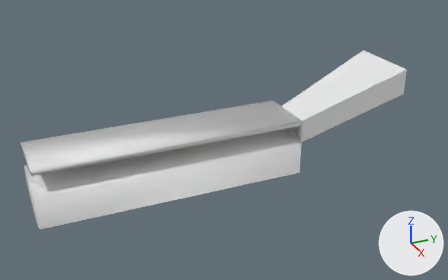
One commit to the Blender file SourceAssets/Environments/Subway/SubwayBlockout.blend: the scene before it, then after it.
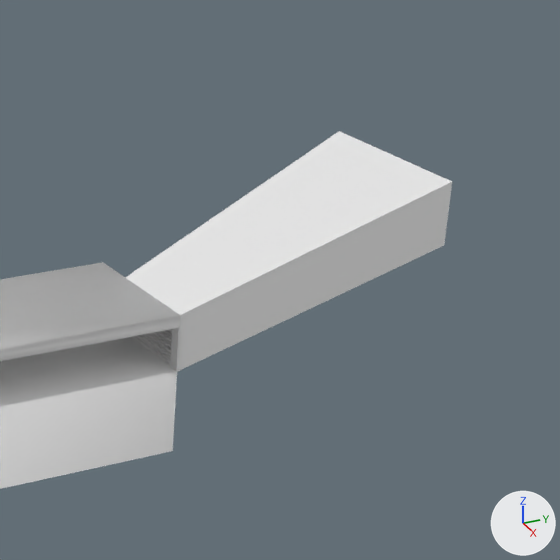
Each version appears first whole from a camera (50 mm lens) standing at (100.7, -35.2, 55.7) and looking at (6.4, 7.2, 8.5), and next in a close-up on the part from 52% to 100% of the width and 0% to 77% of the height. Arrows for +X, +Y and +Z are at lower right; the lights stay in place. The last two pictures show the newer version.

Objects in the first close-up: 'Platform', 'Platform Stairs'.
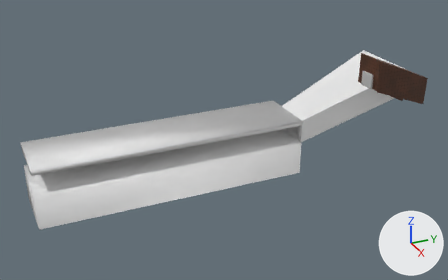
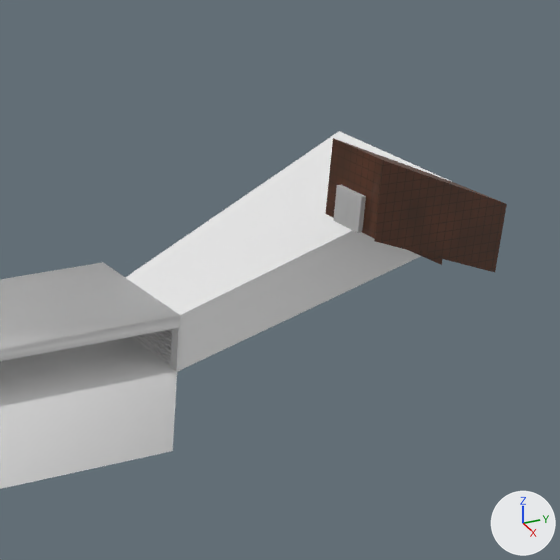
Boxes (x1, y1, x2, y2) around the edits, measured in the close-ups (560 x 560 px):
```json
{"object": "Entry Stairs", "change": "shown", "after": [325, 138, 507, 272], "on screen": "brown"}
{"part": 1, "of": "me_ucx_1m_cube_003", "change": "surface changed", "after": [325, 138, 507, 270], "on screen": "brown"}
```

The change, as JSON lines over the scene's bpy script:
```json
{"op": "add", "block": "img_entry_stairwalls_basecolor_png", "code": ["img_entry_stairwalls_basecolor_png = load_image('Entry_StairWalls_BaseColor.png', 'Structures/Entry/Entry_StairWalls_BaseColor.png', 1024, 1024, 'sRGB')"]}
{"op": "remove", "block": "mat_entry_stairway_walls", "code": "mat_entry_stairway_walls.base_color = (0.8, 0.8, 0.8)  # white #e7e7e7"}
{"op": "add", "block": "mat_entry_stairway_walls", "code": "mat_entry_stairway_walls.texture = img_entry_stairwalls_basecolor_png"}
{"block": "me_ucx_1m_cube_003", "where": "me_ucx_1m_cube_003.from_pydata(...)  # 5354 vertices, 5148 faces, 2 loose edges; spans x 11.68..17.33, y 31.57..43.09, z 12.28..23.37"}
{"block": "me_ucx_1m_cube_003", "where": "# used by ob_entry_stairs; location = (0.0, 0.0, 0.0)"}
{"block": "me_ucx_1m_cube_003", "change": "me_ucx_1m_cube_003 part 1: texture (UV) coordinates of 4 of 5148 faces, centred in x 11.72..17.33, y 31.93..37.47, z 18.07..22.06, changed; they spanned u 0.03..0.98, v 0.03..0.97 and now span u 0.05..0.94, v 0.06..0.94"}
{"op": "remove", "block": "ob_entry_stairs", "code": "ob_entry_stairs.hide_set(True)"}
```
